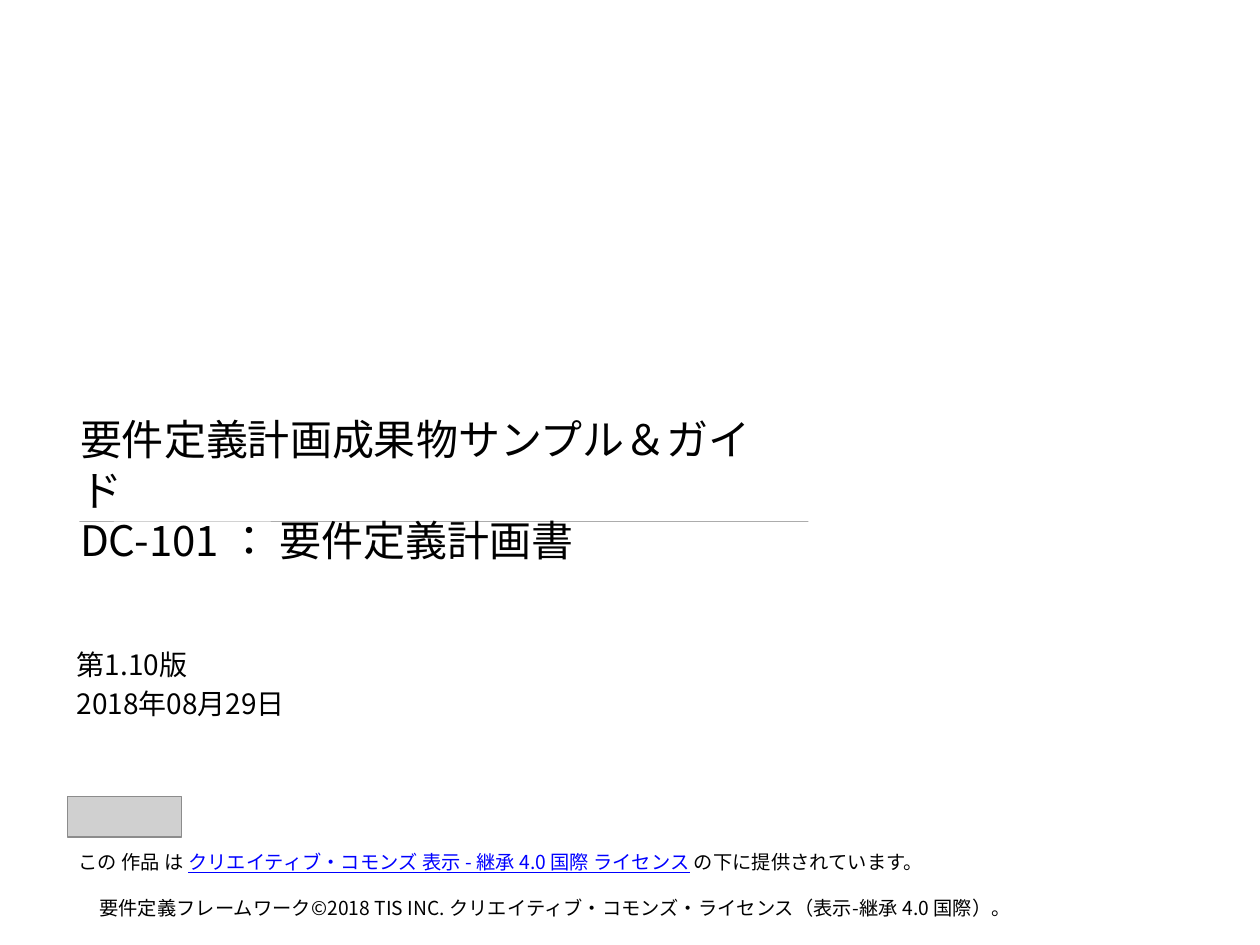
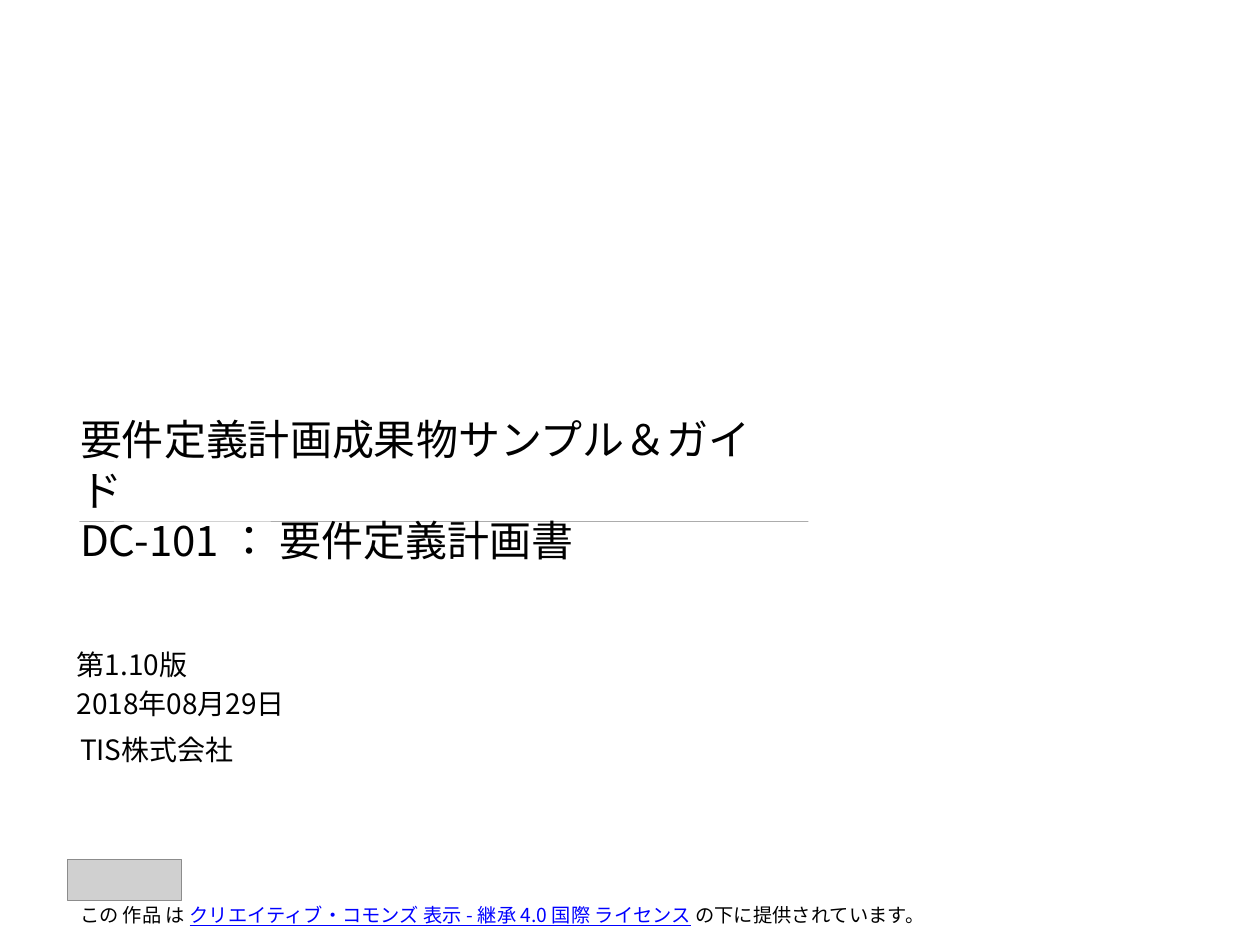
Before and after one commit to Fintan-contents/requirement-definition-fw, a slide deck: slide 1 of docs/3-4_要件定義計画/4_要件定義計画成果物サンプル＆ガイド/成果物サンプル＆ガイド/DC-101_要件定義計画書(サンプル＆ガイド).pptx. Drawn at 1260x945 pixels with LibreOffice and Linux fonts; fonts in the diff are those of the drawing; grey boxes stand for pictures; background and template pictures are left out. Boxes give left, top, right and bottom in pixels: in the first picture for what was removed or moved away, otherwise in the second. Text is boxed around its words. In the diff, an @@ line names an element or a change of style, - is before the commit and + after.

```diff
--- a/docs/3-4_要件定義計画/4_要件定義計画成果物サンプル＆ガイド/成果物サンプル＆ガイド/DC-101_要件定義計画書(サンプル＆ガイド).pptx
+++ b/docs/3-4_要件定義計画/4_要件定義計画成果物サンプル＆ガイド/成果物サンプル＆ガイド/DC-101_要件定義計画書(サンプル＆ガイド).pptx
@@ text added at (80,736,233,763), 16 pt, text #000000 @@
+TIS株式会社
@@ picture: place and size @@
-picture at (68,796,181,837)
+picture at (68,859,181,900)
@@ text "この 作品 は クリエイティブ・コモンズ 表示 ...": place and size @@
-text "この 作品 は クリエイティブ・コモンズ 表示 ..." at (79,852,923,873)
+text "この 作品 は クリエイティブ・コモンズ 表示 ..." at (80,905,924,926)
@@ text removed at (99,898,1010,917) @@
-要件定義フレームワーク©2018 TIS INC. クリエイティブ・コモンズ・ライセンス（表示-継承 4.0 国際）。
```
Also in this commit, not shown: 3 other files.
